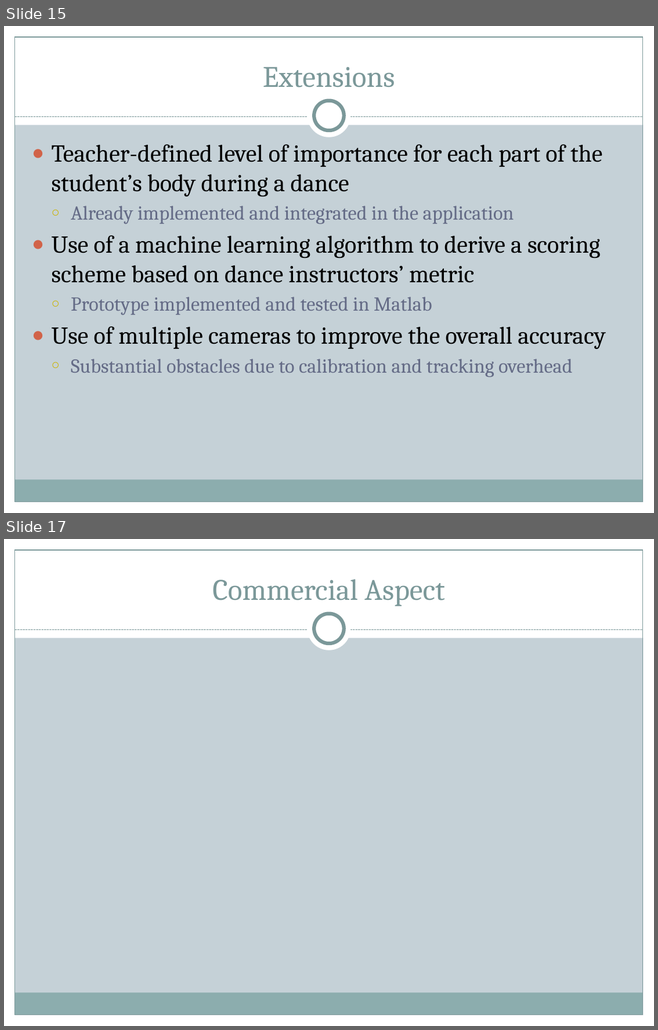
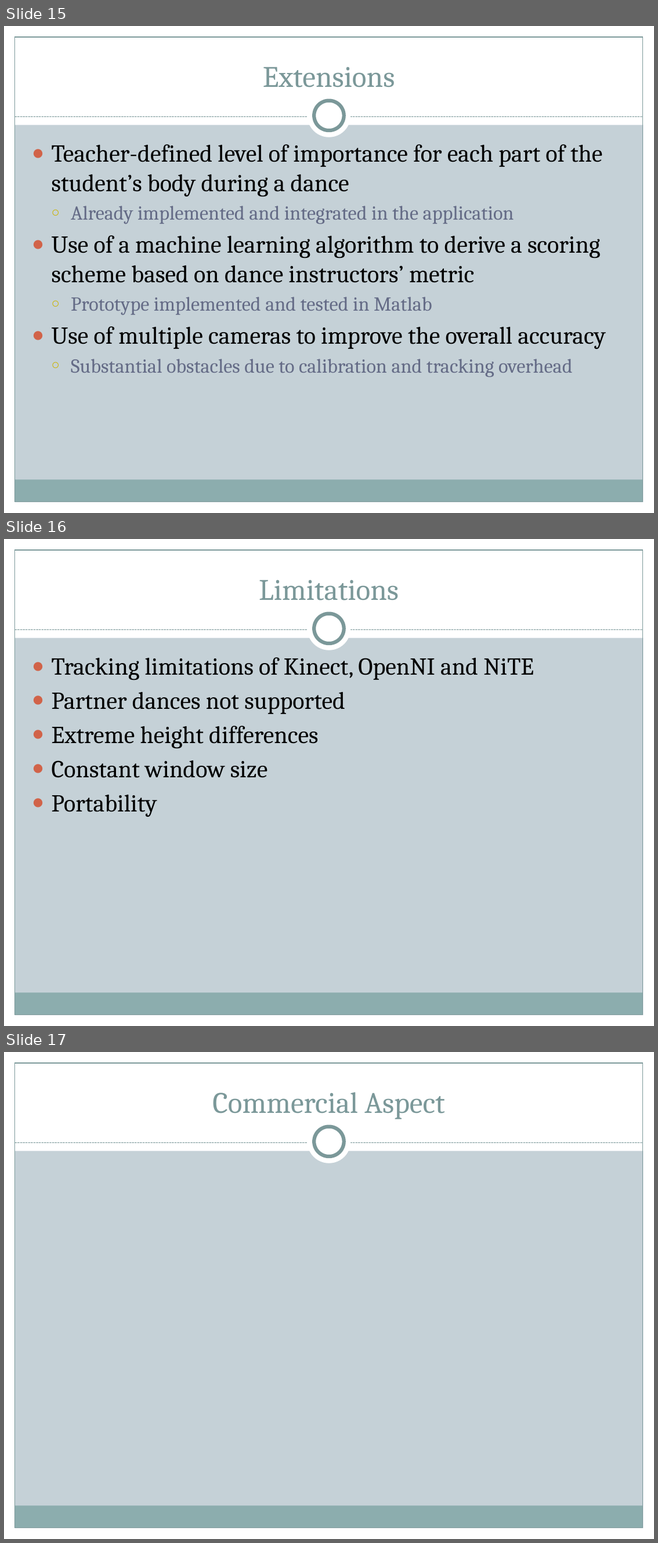
Before and after one commit to Marman1337/KinectProject, a slide deck: Presentation/Computerized Dance Classroom.pptx. Shown one above the other, each under a label of ours: slides 15 and 17 before the commit, slides 15, 16 and 17 after it; the slides between them are not shown. The pictures are 658x1030 and 658x1543 pixels, drawn with LibreOffice and Linux fonts; fonts in the diff are those of the drawing. Boxes give left, top, right and bottom in pixels: in the first picture for what was removed or moved away, otherwise in the second. Text is boxed around its words. In the diff, an @@ line names an element or a change of style, - is before the commit and + after.

Commit message:
Presentation - Limitations

```diff
--- a/Presentation/Computerized Dance Classroom.pptx
+++ b/Presentation/Computerized Dance Classroom.pptx
@@ slide 16 added at (x1=4, y1=539, x2=654, y2=1026), background #C5D1D7; not listed: 9 template elements that a slide beside it also shows @@
@@ title added at (x1=259, y1=580, x2=398, y2=600), 33 pt, text #7C999A @@
+Limitations
@@ text added at (x1=52, y1=657, x2=534, y2=817), 27 pt, text #000000 @@
+● Tracking limitations of Kinect, OpenNI and NiTE
+● Partner dances not supported
+● Extreme height differences
+● Constant window size
+● Portability
```
Also in this commit, not shown: 1 other slide added, 1 slide removed.
